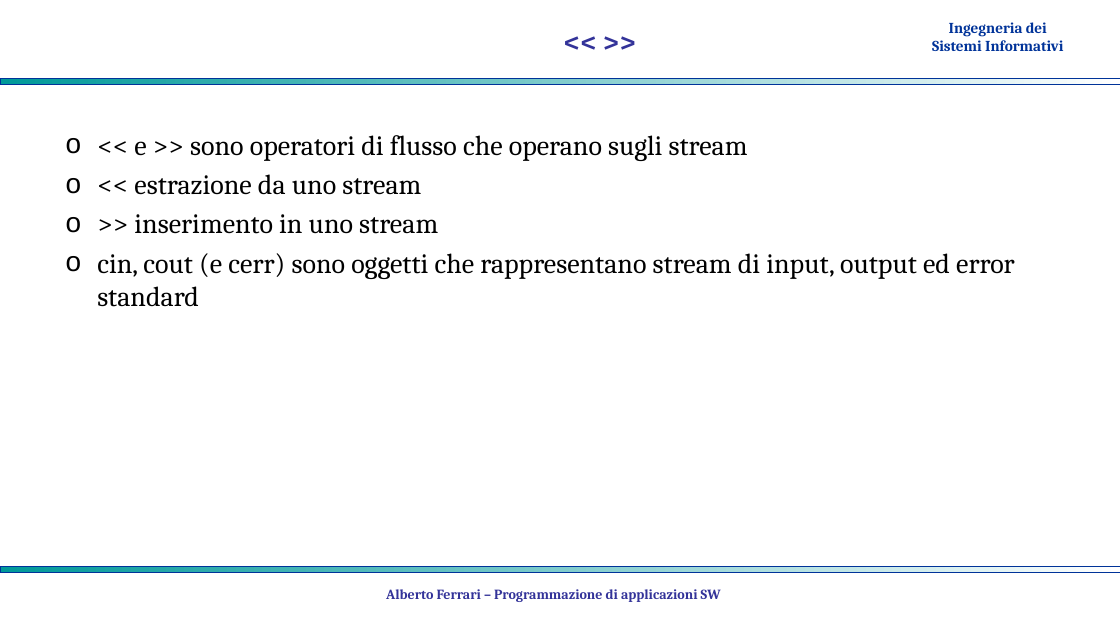
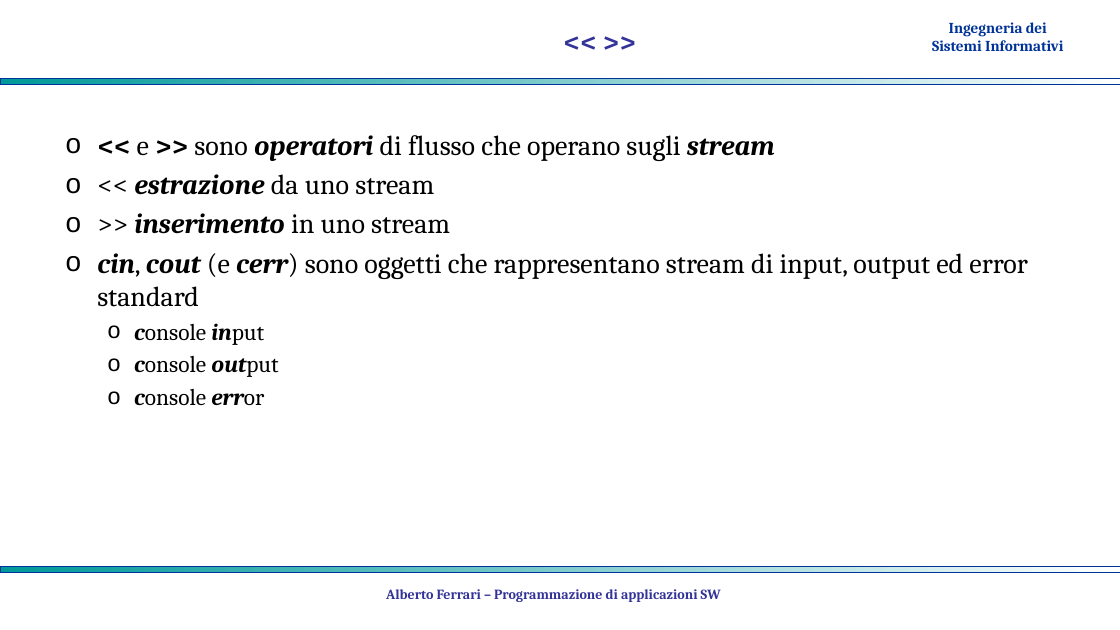
Before and after one commit to albertoferrari/pasw, a slide deck: slide 5 of lezioni/PASW03c - C++ input output.pptx. Drawn at 1120x630 pixels with LibreOffice and Linux fonts; fonts in the diff are those of the drawing; background and template pictures are left out. Boxes give left, top, right and bottom in pixels: in the first picture for what was removed or moved away, otherwise in the second. Text is boxed around its words. In the diff, an @@ line names an element or a change of style, - is before the commit and + after.

```diff
--- a/lezioni/PASW03c - C++ input output.pptx
+++ b/lezioni/PASW03c - C++ input output.pptx
@@ text at box(97, 135, 1028, 307): bold on in "<< >> operatori stream", "estrazione", "inserimento", "cin, cout cerr)"; italic on in "operatori stream", "estrazione", "inserimento", "cin, cout cerr)" @@
@@ text at box(134, 323, 278, 405): paragraphs added @@
+  o console input
+  o console output
+  o console error
```
Also in this commit, not shown: 3 other slides changed, 8 slides added, 1 other file.
